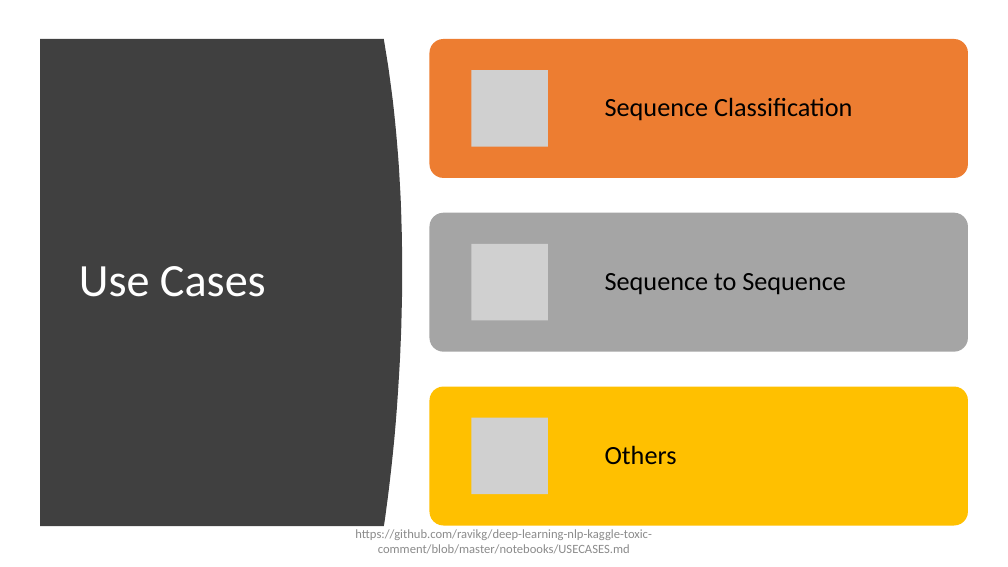
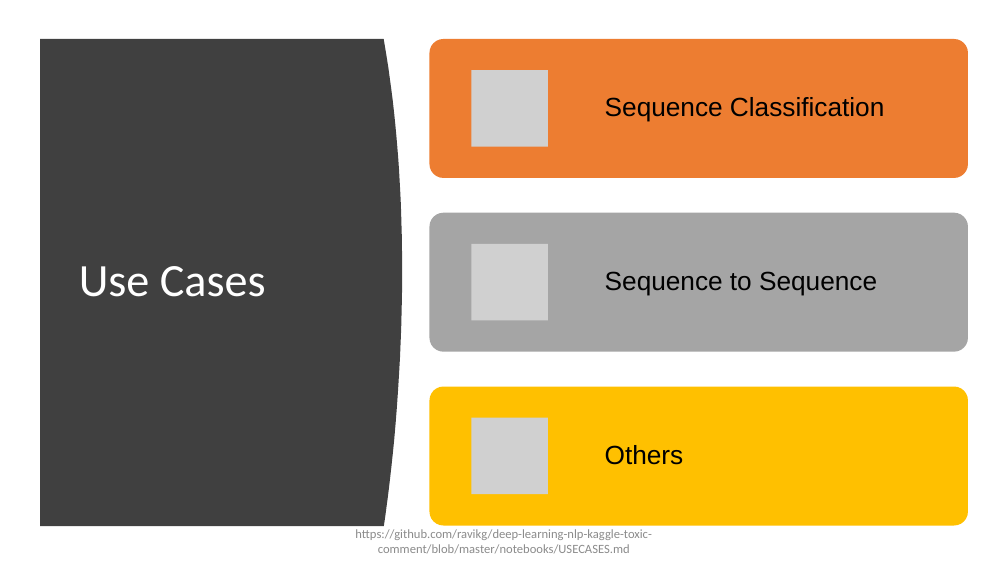
Before and after one commit to ravikg/deep-learning-nlp-kaggle-toxic-comment, a slide deck: slide 7 of ppt/workshop.pptx (slide 5 before the commit). Drawn at 1008x567 pixels with LibreOffice and Linux fonts; fonts in the diff are those of the drawing; grey boxes stand for pictures. Boxes give left, top, right and bottom in pixels: in the first picture for what was removed or moved away, otherwise in the second. Text is boxed around its words. In the diff, an @@ line names an element or a change of style, - is before the commit and + after.

```diff
--- a/ppt/workshop.pptx
+++ b/ppt/workshop.pptx
@@ font Calibri to Arial in 3 elements at (605, 97, 884, 122), (605, 271, 877, 296), (605, 445, 684, 465) @@
```
Also in this commit, not shown: 51 other slides changed, 2 slides added, 3 other files.
